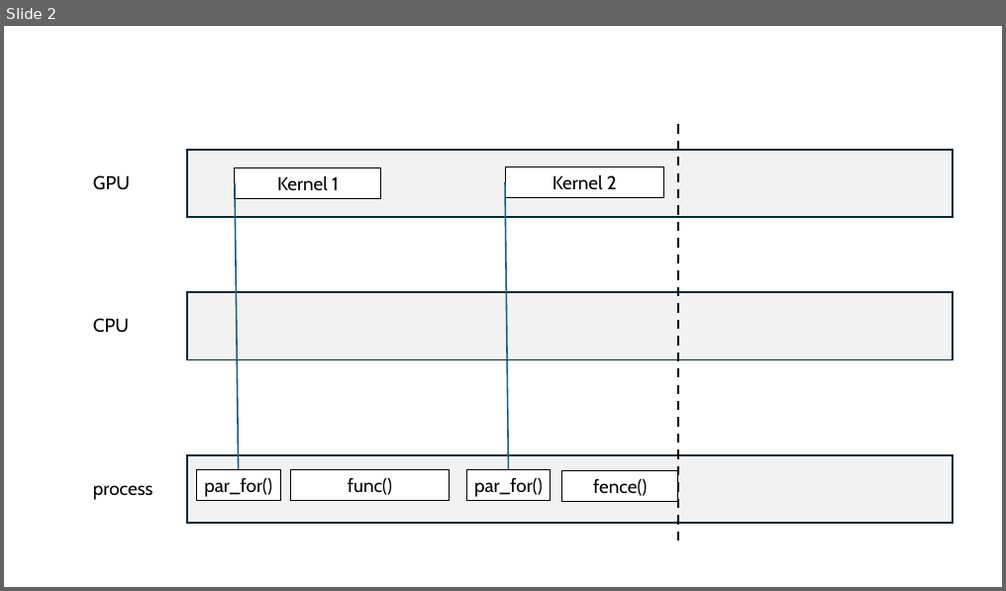
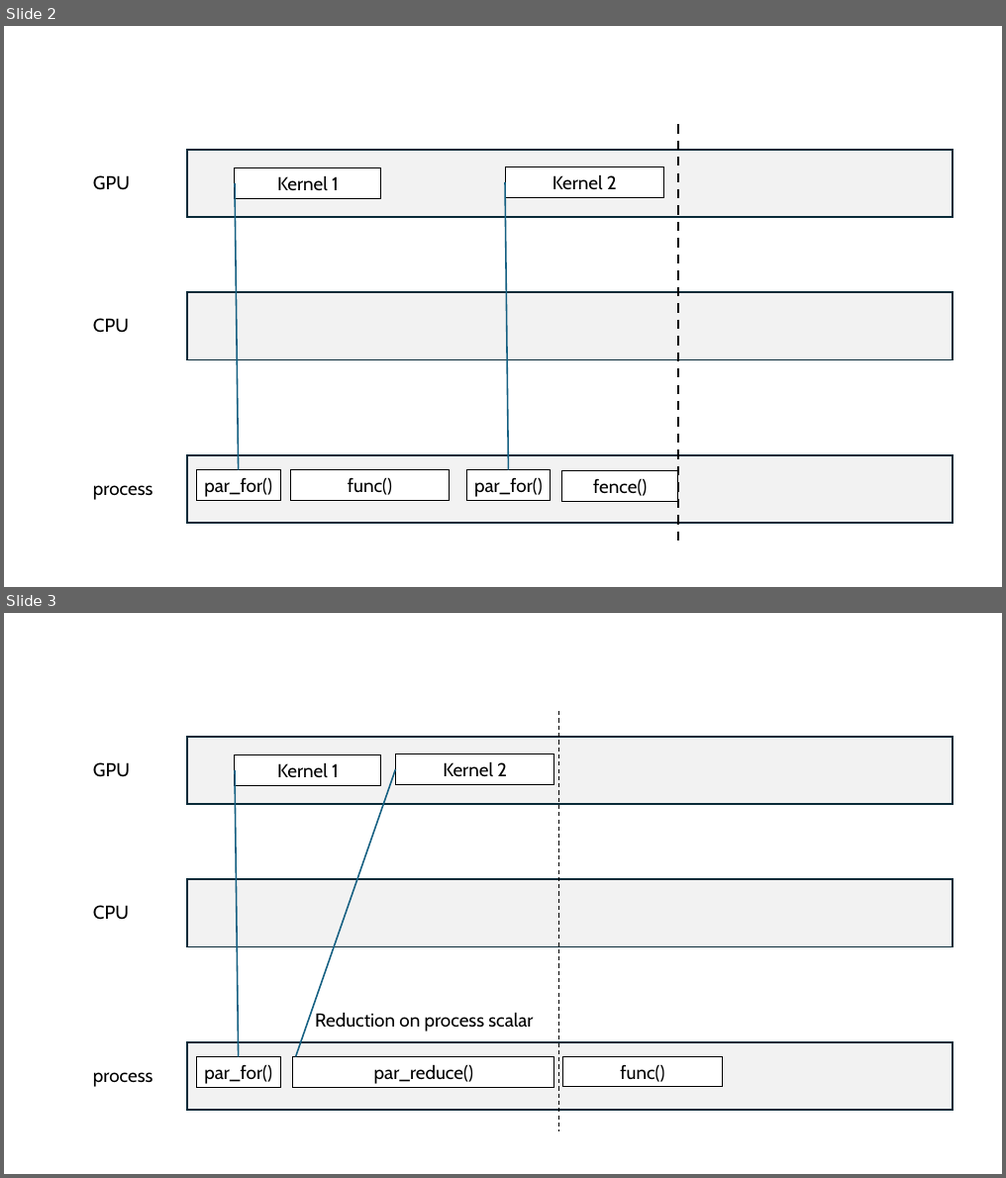
Before and after one commit to gjbex/GPU-programming, a slide deck: slides-source/kokkos/diagrams.pptx. Shown one above the other, each under a label of ours: slide 2 before the commit, slides 2 and 3 after it. The pictures are 1006x591 and 1006x1178 pixels, drawn with LibreOffice and Linux fonts; fonts in the diff are those of the drawing. Boxes give left, top, right and bottom in pixels: in the first picture for what was removed or moved away, otherwise in the second. Text is boxed around its words. In the diff, an @@ line names an element or a change of style, - is before the commit and + after.

```diff
--- a/slides-source/kokkos/diagrams.pptx
+++ b/slides-source/kokkos/diagrams.pptx
@@ slide 3 added at [4,613,1002,1174], background #FFFFFF @@
@@ line added from (558, 711) to (558, 1133), #000000 1 pt dashed @@
@@ rectangle added at [187,737,953,804], fill #F2F2F2, outline #092A39 1.5 pt @@
@@ rectangle added at [235,756,381,785], fill #FFFFFF, outline #000000 0.75 pt, 18 pt, text #000000 @@
+Kernel 1
@@ rectangle added at [395,755,554,784], fill #FFFFFF, outline #000000 0.75 pt, 18 pt, text #000000 @@
+Kernel 2
@@ text added at [93,762,130,777], 18 pt, text #000000 @@
+GPU
@@ line added from (239, 1058) to (235, 770), #156082 1.5 pt @@
@@ line added from (296, 1057) to (395, 769), #156082 1.5 pt @@
@@ rectangle added at [187,879,953,947], fill #F2F2F2, outline #092A39 1.5 pt @@
@@ text added at [93,905,129,920], 18 pt, text #000000 @@
+CPU
@@ text added at [315,1012,533,1032], 18 pt, text #000000 @@
+Reduction on process scalar
@@ rectangle added at [187,1043,953,1110], fill #F2F2F2, outline #092A39 1.5 pt @@
@@ rectangle added at [196,1058,280,1087], fill #FFFFFF, outline #000000 0.75 pt, 18 pt, text #000000 @@
+par_for()
@@ rectangle added at [293,1058,555,1087], fill #FFFFFF, outline #000000 0.75 pt, 18 pt, text #000000 @@
+par_reduce()
@@ rectangle added at [563,1057,722,1087], fill #FFFFFF, outline #000000 0.75 pt, 18 pt, text #000000 @@
+func()
@@ text added at [93,1072,153,1087], 18 pt, text #000000 @@
+process
```
Also in this commit, not shown: 6 other slides added.
